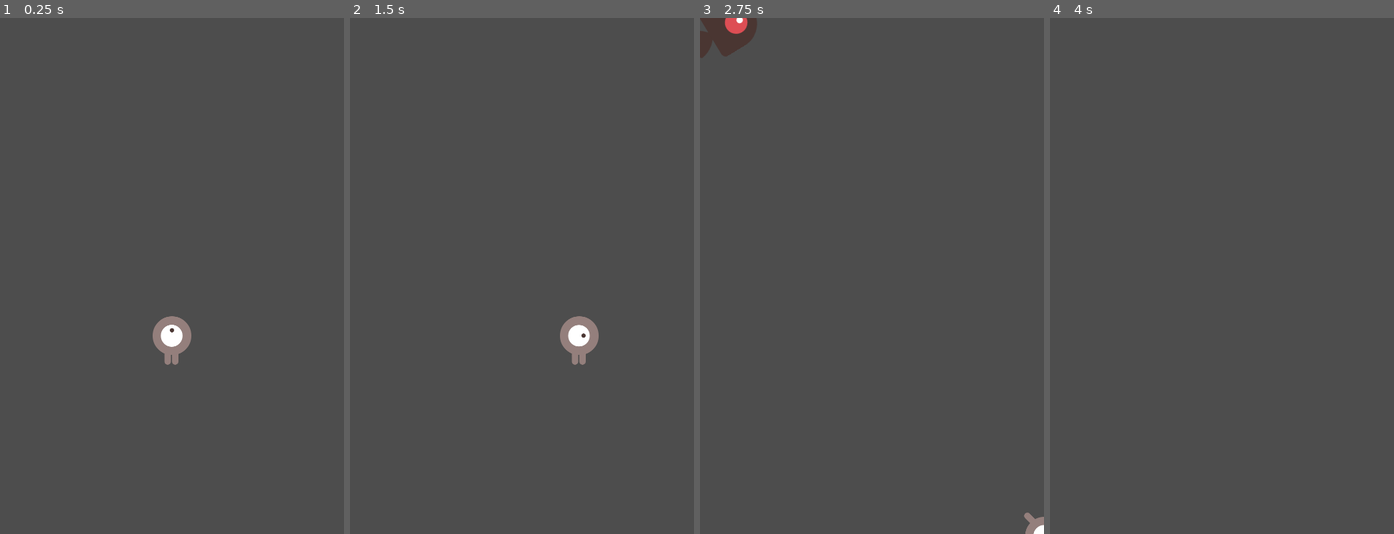
Above: before the commit, frames 1-4 (left to right).
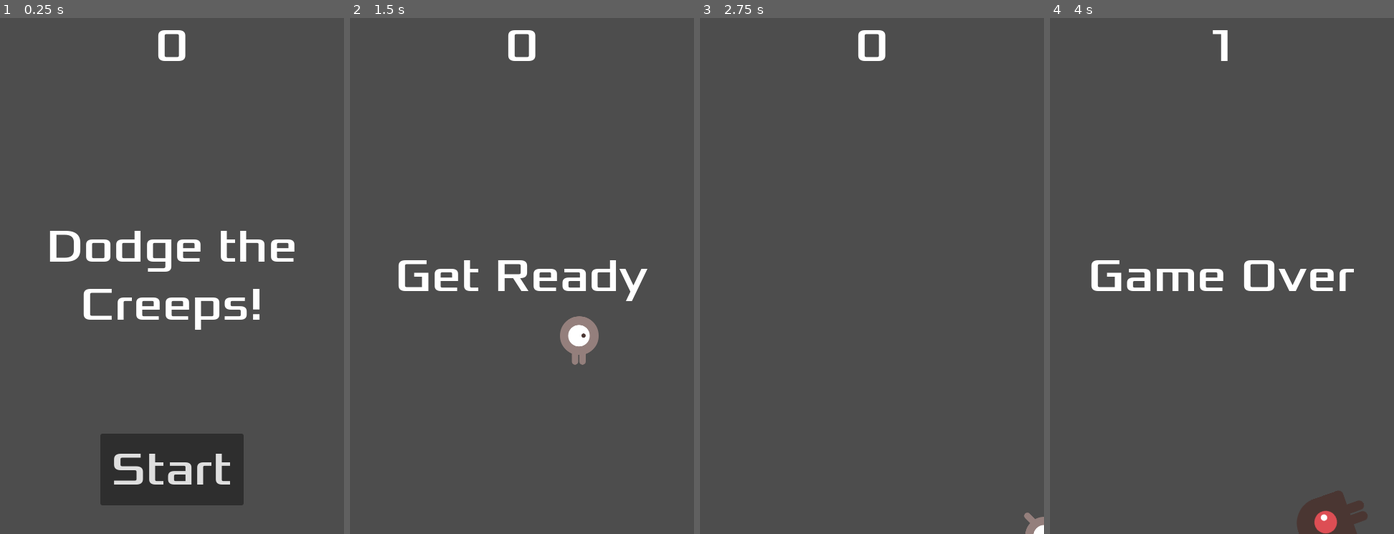
Above: after the commit, the same moments.

Repository: darthjimmy/dodgethecreeps
Game: Godot game, scene res://main.tscn
The game is run twice, just before and just after one commit, with the same random seed, the same clock (stepped at 60 frames per second) and the same inputs.
Inputs (mouse positions are in pixels of both pictures, inside the frame that each line leads up to):
- Up to frame 1 (0.25 s): no input
- Up to frame 2 (1.5 s): click (522, 472) at 0.5 s, where only the run after the commit has a clickable "Start"; tap Enter at 1.25 s; hold Right (move_right) from 1.28 s (still down)
- Up to frame 3 (2.75 s): release Right (move_right) at 2.03 s; hold Down (move_down) from 2.03 s (still down)
- Up to frame 4 (4 s): release Down (move_down) at 2.78 s; hold Right (move_right) 2.78-3.53 s; hold Up (move_up) from 3.53 s (still down)

The runs differ from the first frame. In frame 1, 9.7% of the frame differs, in the area x 14-86%, y 2-95%; in frame 2, 2.1%; in frame 3, 1.2%; in frame 4, 3.1%.

Commit message:
Add the HUD

Diff:
--- /dev/null
+++ b/hud.gd
@@ -0,0 +1,40 @@
+extends CanvasLayer
+
+# Notifies `Main` node that the button has been pressed
+signal start_game
+
+# Called when the node enters the scene tree for the first time.
+func _ready() -> void:
+	pass # Replace with function body.
+
+
+# Called every frame. 'delta' is the elapsed time since the previous frame.
+func _process(delta: float) -> void:
+	pass
+
+
+func show_message(text):
+	$Message.text = text
+	$Message.show()
+	$MessageTimer.start()
+
+func show_game_over():
+	show_message("Game Over")
+	# Wait until the MessageTimer has counted down.
+	await $MessageTimer.timeout
+
+	$Message.text = "Dodge the Creeps!"
+	$Message.show()
+	# Make a one-shot timer and wait for it to finish.
+	await get_tree().create_timer(1.0).timeout
+	$StartButton.show()
+
+func update_score(score):
+	$ScoreLabel.text = str(score)
+
+func _on_start_button_pressed() -> void:
+	$StartButton.hide()
+	start_game.emit()
+
+func _on_message_timer_timeout() -> void:
+	$Message.hide()
--- /dev/null
+++ b/hud.tscn
@@ -0,0 +1,60 @@
+[gd_scene load_steps=3 format=3 uid="uid://7vw6i6uk0lcr"]
+
+[ext_resource type="FontFile" uid="uid://c2kcwb2v68pmy" path="res://fonts/Xolonium-Regular.ttf" id="1_37p78"]
+[ext_resource type="Script" uid="uid://cbb0qa7u4eq5v" path="res://hud.gd" id="1_64ctp"]
+
+[node name="HUD" type="CanvasLayer"]
+script = ExtResource("1_64ctp")
+
+[node name="ScoreLabel" type="Label" parent="."]
+anchors_preset = 10
+anchor_right = 1.0
+offset_bottom = 78.0
+grow_horizontal = 2
+theme_override_fonts/font = ExtResource("1_37p78")
+theme_override_font_sizes/font_size = 64
+text = "0"
+horizontal_alignment = 1
+vertical_alignment = 1
+
+[node name="Message" type="Label" parent="."]
+anchors_preset = 8
+anchor_left = 0.5
+anchor_top = 0.5
+anchor_right = 0.5
+anchor_bottom = 0.5
+offset_left = -240.0
+offset_top = -120.0
+offset_right = 240.0
+offset_bottom = 120.0
+grow_horizontal = 2
+grow_vertical = 2
+theme_override_fonts/font = ExtResource("1_37p78")
+theme_override_font_sizes/font_size = 64
+text = "Dodge the Creeps!"
+horizontal_alignment = 1
+vertical_alignment = 1
+autowrap_mode = 2
+
+[node name="StartButton" type="Button" parent="."]
+anchors_preset = 7
+anchor_left = 0.5
+anchor_top = 1.0
+anchor_right = 0.5
+anchor_bottom = 1.0
+offset_left = -100.0
+offset_top = -140.0
+offset_right = 100.0
+offset_bottom = -40.0
+grow_horizontal = 2
+grow_vertical = 0
+theme_override_fonts/font = ExtResource("1_37p78")
+theme_override_font_sizes/font_size = 64
+text = "Start"
+
+[node name="MessageTimer" type="Timer" parent="."]
+wait_time = 2.0
+one_shot = true
+
+[connection signal="pressed" from="StartButton" to="." method="_on_start_button_pressed"]
+[connection signal="timeout" from="MessageTimer" to="." method="_on_message_timer_timeout"]
--- a/main.gd
+++ b/main.gd
@@ -5,7 +5,7 @@
 
 # Called when the node enters the scene tree for the first time.
 func _ready() -> void:
-	new_game()
+	pass
 
 
 # Called every frame. 'delta' is the elapsed time since the previous frame.
@@ -16,11 +16,16 @@
 func game_over() -> void:
 	$ScoreTimer.stop()
 	$MobTimer.stop()
+	$HUD.show_game_over()
 
 func new_game():
 	score = 0
 	$Player.start($StartPosition.position)
 	$StartTimer.start()
+	$HUD.update_score(score)
+	$HUD.show_message("Get Ready")
+
+	get_tree().call_group("mobs", "queue_free")
 
 
 func _on_mob_timer_timeout() -> void:
@@ -51,6 +56,7 @@
 
 func _on_score_timer_timeout() -> void:
 	score += 1
+	$HUD.update_score(score)
 
 
 func _on_start_timer_timeout() -> void:
--- a/main.tscn
+++ b/main.tscn
@@ -1,8 +1,9 @@
-[gd_scene load_steps=5 format=3 uid="uid://boh5rp2qkmu8j"]
+[gd_scene load_steps=6 format=3 uid="uid://boh5rp2qkmu8j"]
 
 [ext_resource type="Script" uid="uid://cpq1our4k65mt" path="res://main.gd" id="1_0xm2m"]
 [ext_resource type="PackedScene" uid="uid://b60pi0klk03oj" path="res://player.tscn" id="1_ig7tw"]
 [ext_resource type="PackedScene" uid="uid://c5jflhlhi7gu1" path="res://mob.tscn" id="2_h2yge"]
+[ext_resource type="PackedScene" uid="uid://7vw6i6uk0lcr" path="res://hud.tscn" id="4_1bvp3"]
 
 [sub_resource type="Curve2D" id="Curve2D_0xm2m"]
 _data = {
@@ -33,7 +34,10 @@
 
 [node name="MobSpawnLocation" type="PathFollow2D" parent="MobPath"]
 
+[node name="HUD" parent="." instance=ExtResource("4_1bvp3")]
+
 [connection signal="hit" from="Player" to="." method="game_over"]
 [connection signal="timeout" from="MobTimer" to="." method="_on_mob_timer_timeout"]
 [connection signal="timeout" from="ScoreTimer" to="." method="_on_score_timer_timeout"]
 [connection signal="timeout" from="StartTimer" to="." method="_on_start_timer_timeout"]
+[connection signal="start_game" from="HUD" to="." method="new_game"]
--- a/mob.tscn
+++ b/mob.tscn
@@ -48,7 +48,7 @@
 radius = 36.0
 height = 100.0
 
-[node name="Mob" type="RigidBody2D"]
+[node name="Mob" type="RigidBody2D" groups=["mobs"]]
 collision_mask = 0
 gravity_scale = 0.0
 script = ExtResource("1_1qmh0")
Not shown, added: hud.gd.uid
